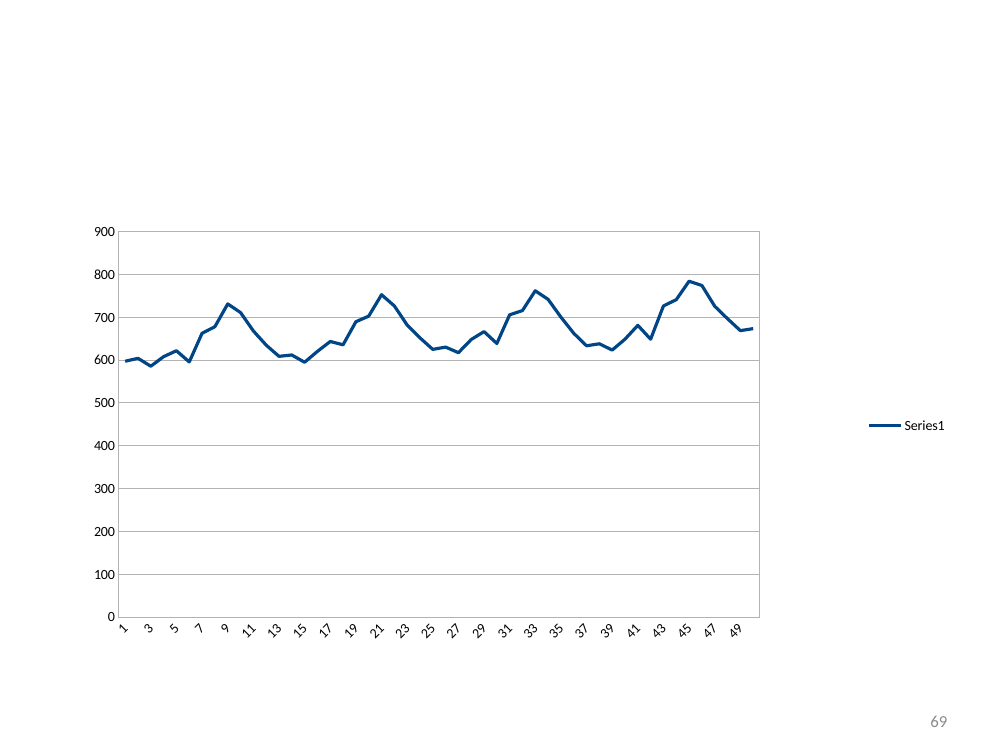
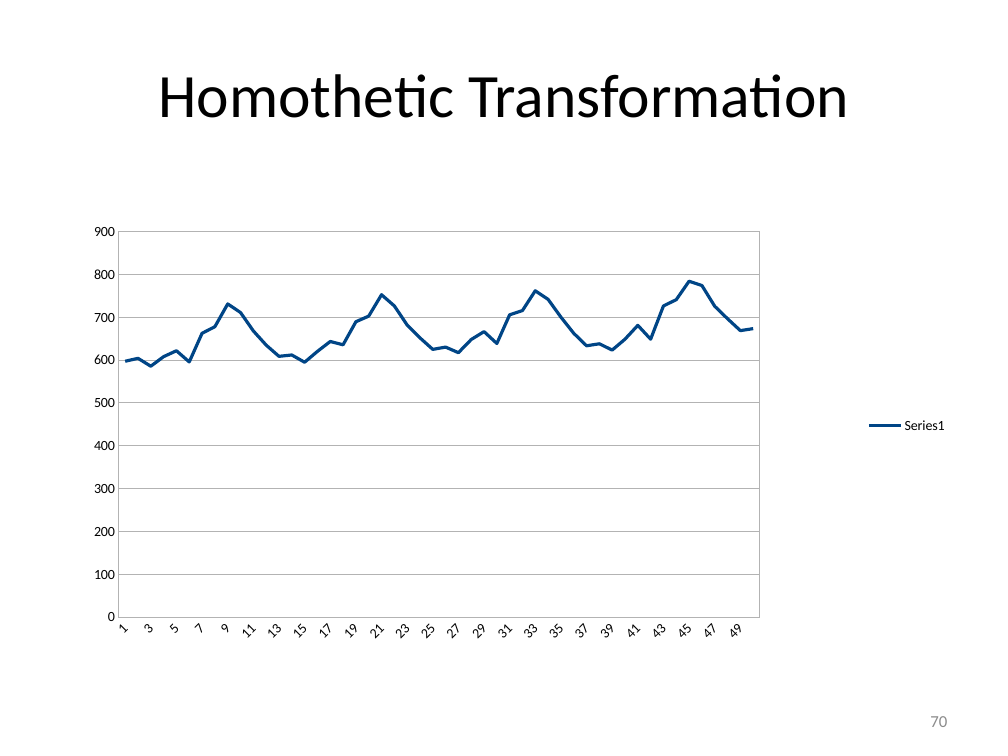
Before and after one commit to vyngo/caohoc-project-name, a slide deck: slide 70 of Report/pre.pptx (slide 69 before the commit). Drawn at 1008x756 pixels with LibreOffice and Linux fonts; fonts in the diff are those of the drawing. Boxes give left, top, right and bottom in pixels: in the first picture for what was removed or moved away, otherwise in the second. Text is boxed around its words. In the diff, an @@ line names an element or a change of style, - is before the commit and + after.

```diff
--- a/Report/pre.pptx
+++ b/Report/pre.pptx
@@ title added at (x1=158, y1=74, x2=849, y2=118), 44 pt, text #000000 @@
+Homothetic Transformation
@@ page number at (x1=930, y1=716, x2=947, y2=727): text changed @@
-69
+70
```
Also in this commit, not shown: 4 other slides changed, 2 slides added.
